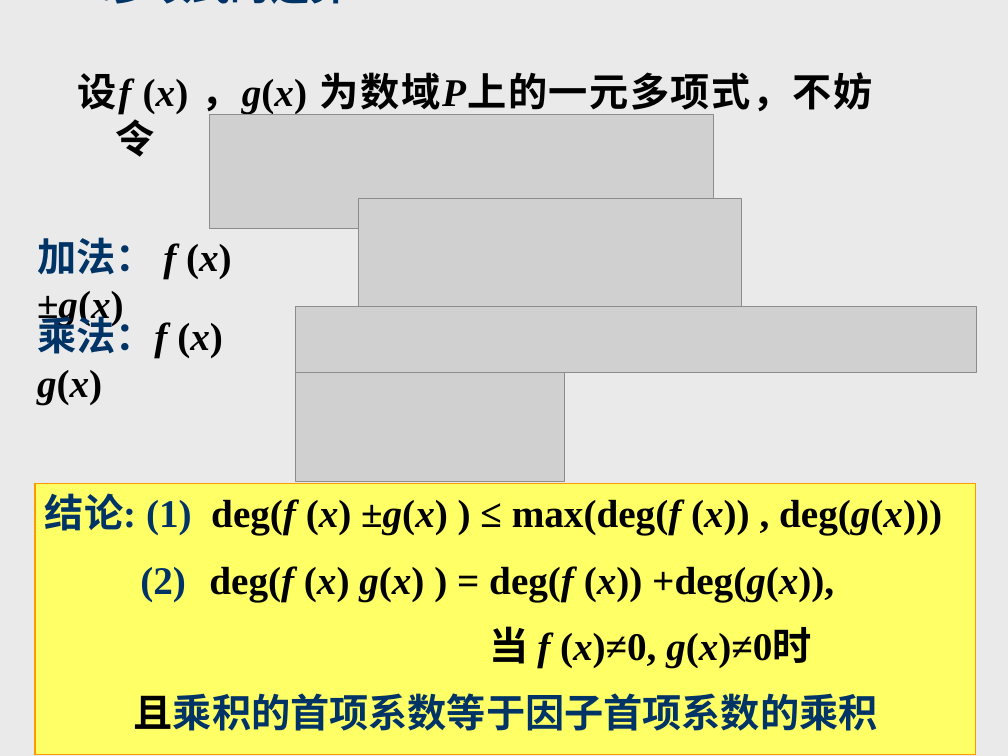
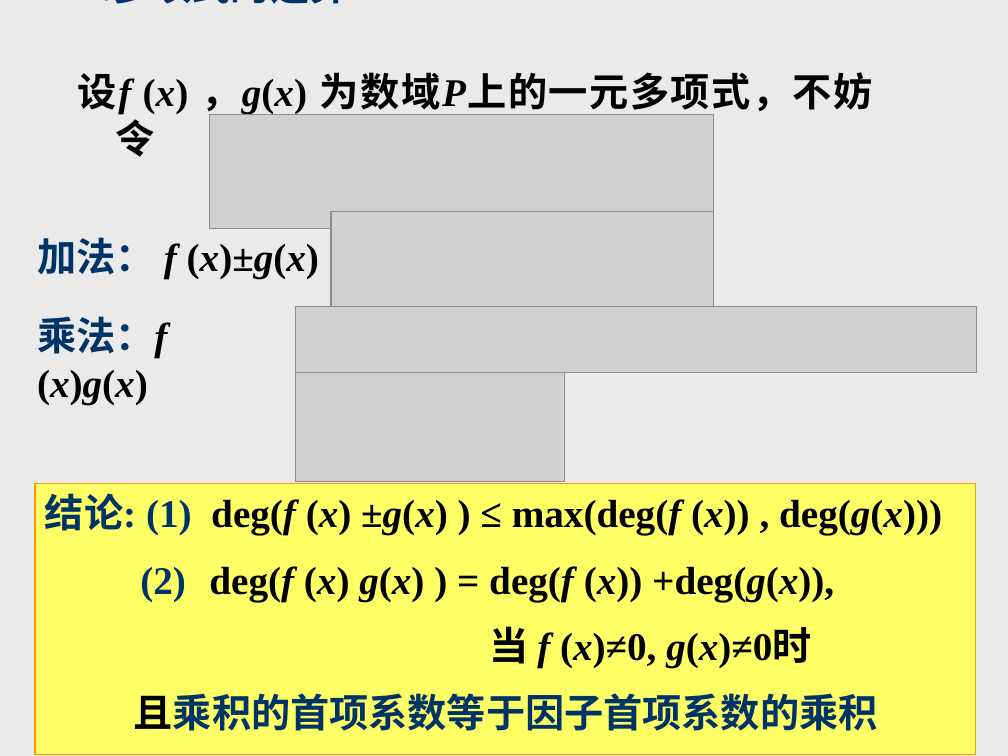
Before and after one commit to zhangbiaomath/zhangbiaomath.github.io, a slide deck: slide 10 of teaching/高等代数/课件/第1章-多项式.pptx. Drawn at 1008x756 pixels with LibreOffice and Linux fonts; fonts in the diff are those of the drawing; grey boxes stand for pictures. Boxes give left, top, right and bottom in pixels: in the first picture for what was removed or moved away, otherwise in the second. Text is boxed around its words. In the diff, an @@ line names an element or a change of style, - is before the commit and + after.

```diff
--- a/teaching/高等代数/课件/第1章-多项式.pptx
+++ b/teaching/高等代数/课件/第1章-多项式.pptx
@@ text at bbox=[38, 237, 319, 278]: spaces changed @@
-加法： f (x) ±g(x)
+加法： f (x)±g(x)
@@ picture: place and size @@
-picture at bbox=[359, 199, 742, 313]
+picture at bbox=[331, 212, 714, 327]
@@ text at bbox=[37, 316, 167, 405]: spaces changed @@
-乘法：f (x) g(x)
+乘法：f (x)g(x)
```
Also in this commit, not shown: 4 other slides changed.
